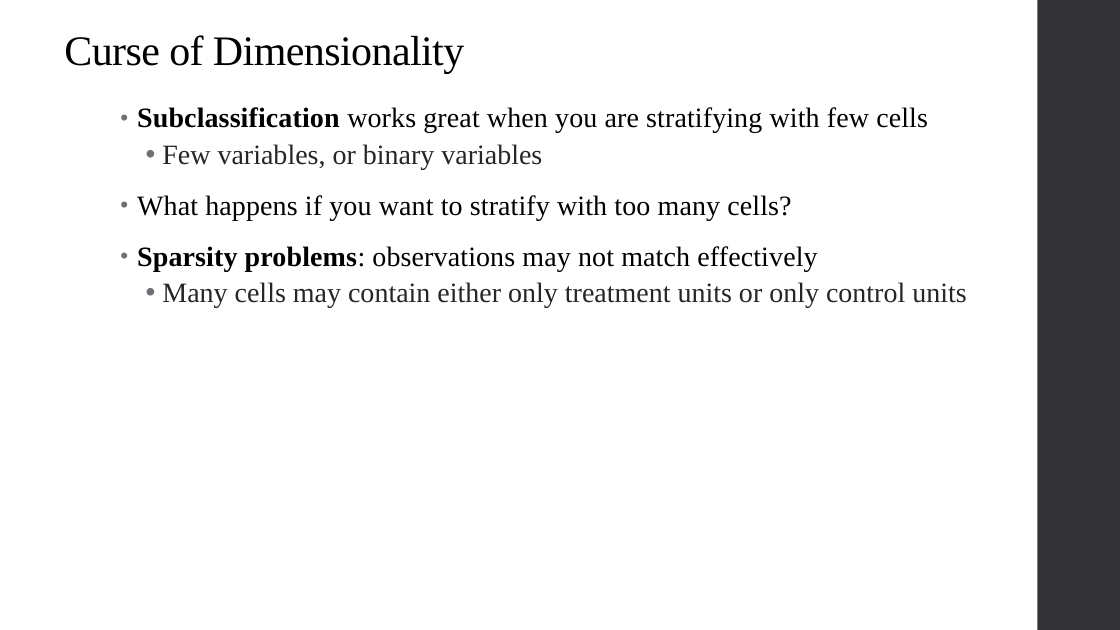
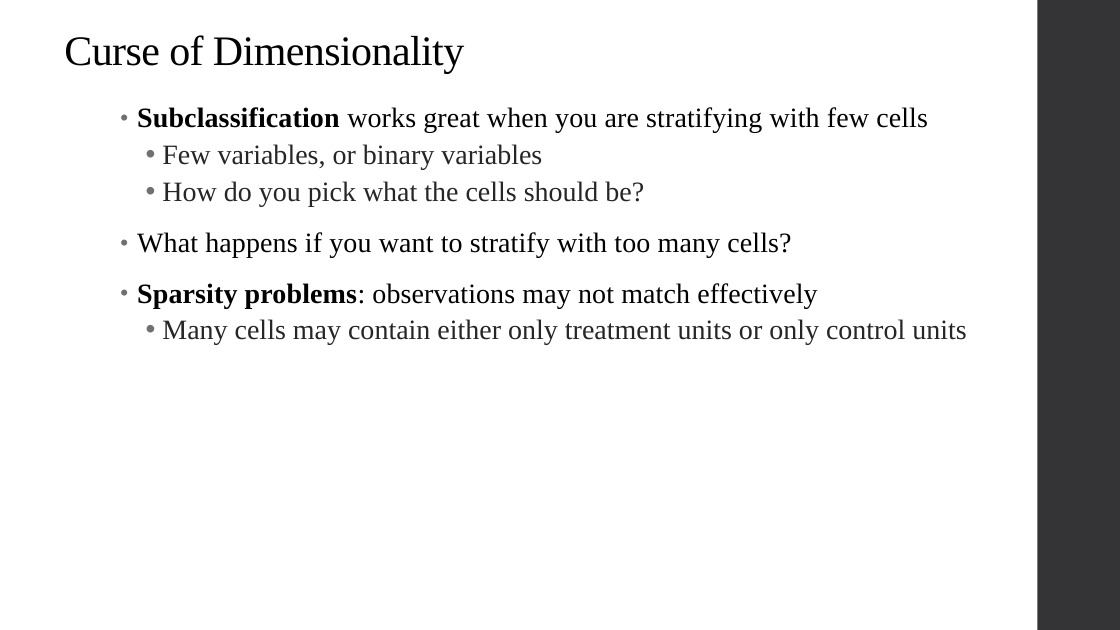
Before and after one commit to qiufei/fork-HAD5744, a slide deck: slide 28 of Lecture05_Matching/Lecture5_Matching_2022F.pptx (slide 27 before the commit). Drawn at 1120x630 pixels with LibreOffice and Linux fonts; fonts in the diff are those of the drawing. Boxes give left, top, right and bottom in pixels: in the first picture for what was removed or moved away, otherwise in the second. Text is boxed around its words. In the diff, an @@ line names an element or a change of style, - is before the commit and + after.

```diff
--- a/Lecture05_Matching/Lecture5_Matching_2022F.pptx
+++ b/Lecture05_Matching/Lecture5_Matching_2022F.pptx
@@ text at <box>162,181,644,206</box>: paragraph added @@
+  • How do you pick what the cells should be?
```
Also in this commit, not shown: 13 other slides changed, 8 slides added, 1 slide removed, 2 other files.
